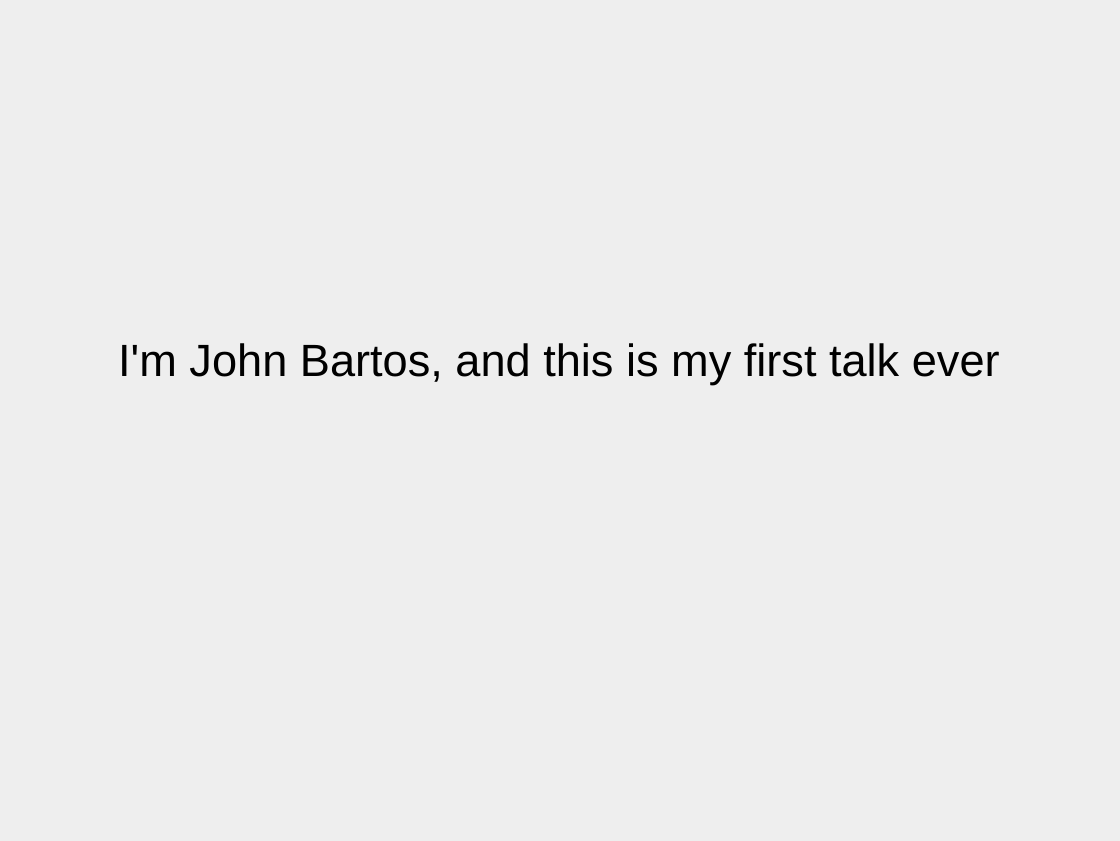
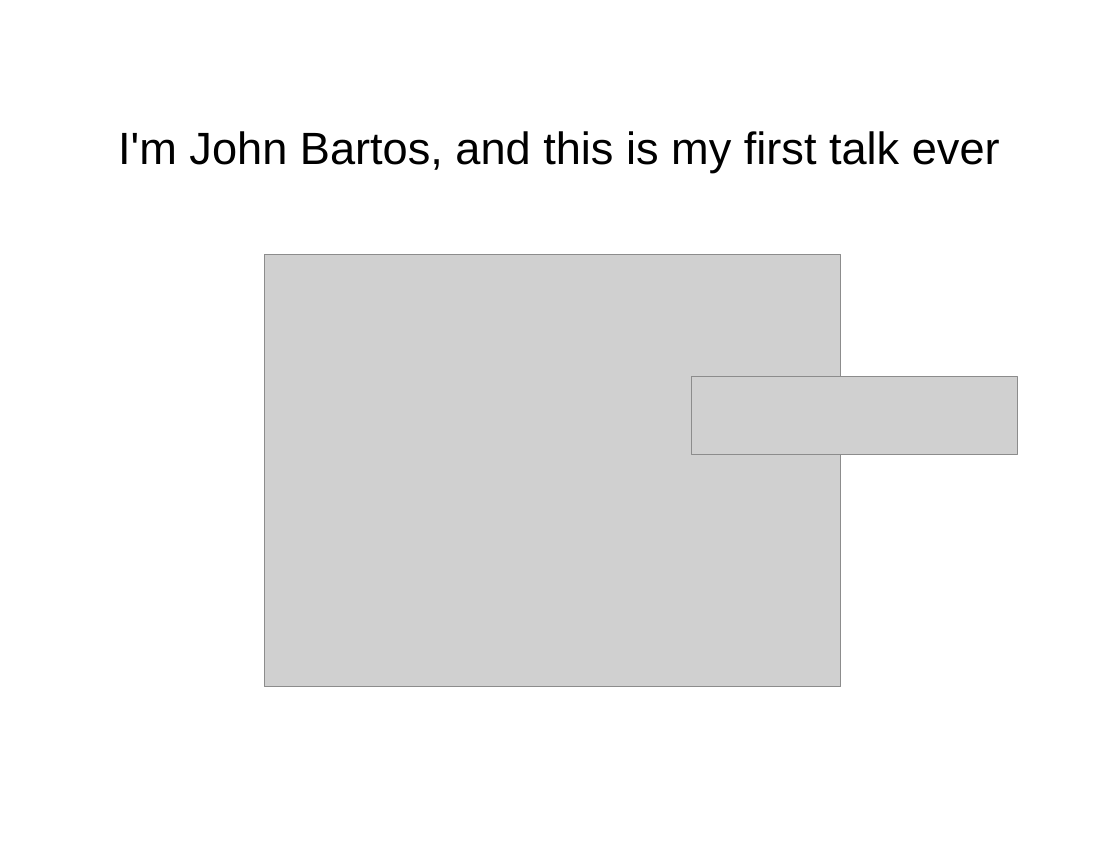
Before and after one commit to johnBartos/react-d3-demo, a slide deck: slide 2 of d3slides.odp. Drawn at 1120x841 pixels with LibreOffice and Linux fonts; fonts in the diff are those of the drawing; grey boxes stand for pictures. Boxes give left, top, right and bottom in pixels: in the first picture for what was removed or moved away, otherwise in the second. Text is boxed around its words. In the diff, an @@ line names an element or a change of style, - is before the commit and + after.

```diff
--- a/d3slides.odp
+++ b/d3slides.odp
@@ background #EEEEEE to #FFFFFF @@
@@ subtitle "I'm John Bartos, and this ..." at [118, 131, 1000, 173]: more space between paragraphs @@
@@ picture added at [264, 254, 841, 687] @@
@@ picture added at [691, 376, 1017, 454] @@
```
Also in this commit, not shown: 12 other slides changed, 4 slides added, 6 slides removed.
